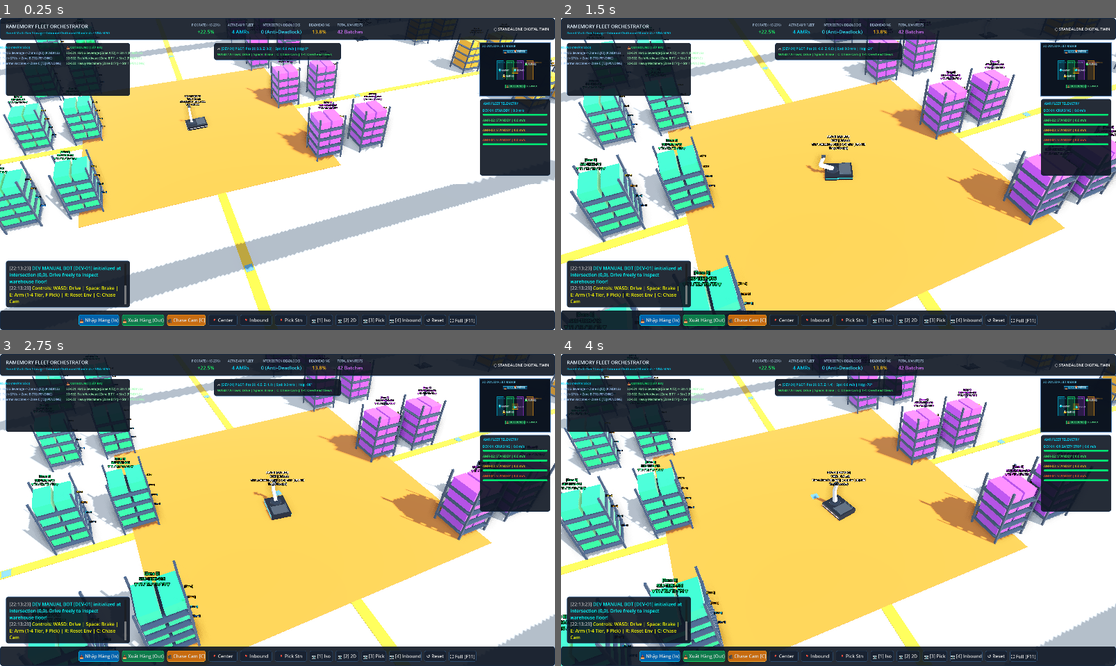
Above: before the commit, frames 1-4 (two rows, left to right).
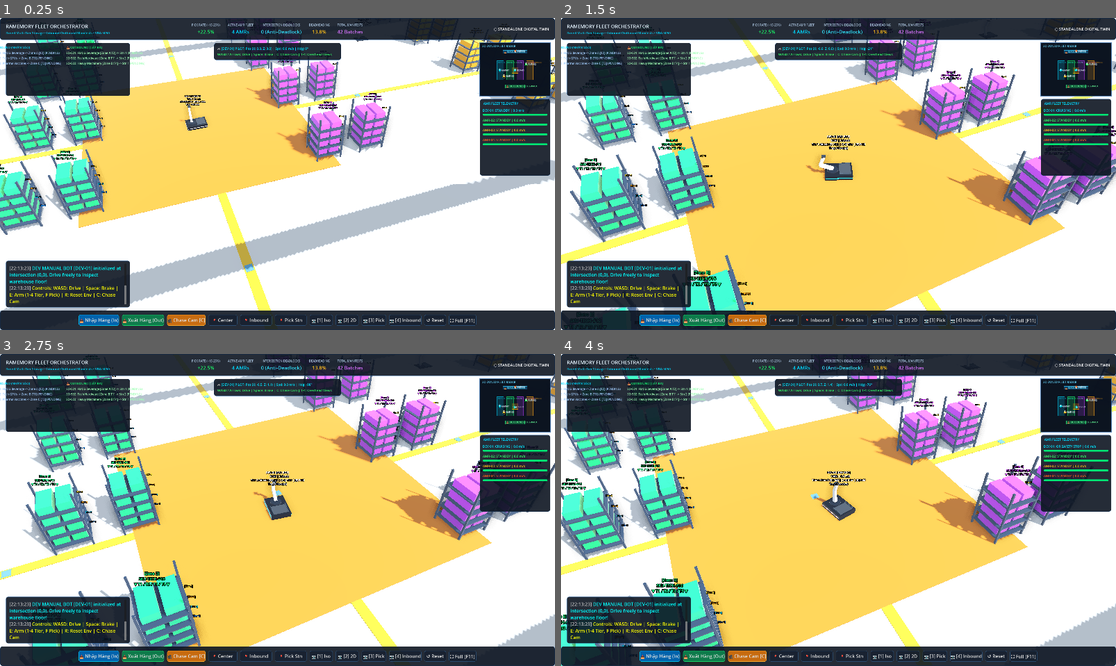
Above: after the commit, the same moments.

Repository: QuangManhAI/RL_port_scheduling_container
Game: Godot game, scene res://scenes/main.tscn
Two runs of this game, one before a commit and one after it. Both use one fixed random seed, a clock stepped at 60 frames per second and the inputs below.
Inputs (mouse positions are in pixels of both pictures, inside the frame that each line leads up to):
- Up to frame 1 (0.25 s): no input
- Up to frame 2 (1.5 s): tap Enter at 0.5 s; move the mouse to (960, 158) at 0.52 s; hold D 0.53-1.28 s; tap E at 0.6 s; click (960, 158) at 0.67 s; tap Space at 0.77 s; move the mouse to (727, 189) at 1.27 s; hold S from 1.28 s (still down); tap 1 at 1.35 s
- Up to frame 3 (2.75 s): tap Space at 1.52 s; move the mouse to (333, 441) at 2.02 s; release S at 2.03 s; hold D from 2.03 s (still down); tap 2 at 2.1 s
- Up to frame 4 (4 s): move the mouse to (810, 572) at 2.77 s; release D at 2.78 s; hold W 2.78-3.53 s; tap 3 at 2.85 s; click (810, 572) at 2.92 s; tap Space at 3.02, 3.77 s; move the mouse to (1005, 556) at 3.52 s; hold A from 3.53 s (still down); tap 4 at 3.6 s

The runs differ from the first frame. In frame 1, 1.6% of the frame differs, in the area x 0-100%, y 0-68%; in frame 2, 2.3%, in the area x 2-100%, y 4-94%; in frame 3, 2.1%; in frame 4, 2.3%.

Commit message:
feat(env): hollow physical racks with live unconstrained tote boxes
Upgrade rack and box physics to 100% live physical simulation:
- Replaced solid rack collider with 4 corner posts and 4 horizontal shelf plates
- Boxes are 100% live RigidBody3D (freeze=false) resting directly on shelf plates
- Boxes naturally slide off tilting shelves and crash to the floor under gravity
- Removed artificial freeze/spill hooks in favor of pure Godot 3D physics solver

Companion-Doc: docs/phases/04_WAREHOUSE_SIMULATION_ENVIRONMENT.md

Diff:
--- a/godot/scenes/environment/shelf_pod.tscn
+++ b/godot/scenes/environment/shelf_pod.tscn
@@ -15,22 +15,53 @@
 material = SubResource("StandardMaterial3D_metal_frame")
 size = Vector3(1.6, 0.05, 1.6)
 
-[sub_resource type="BoxShape3D" id="BoxShape3D_rack"]
-size = Vector3(1.58, 2.78, 1.58)
+[sub_resource type="BoxShape3D" id="BoxShape3D_leg"]
+size = Vector3(0.1, 2.8, 0.1)
+
+[sub_resource type="BoxShape3D" id="BoxShape3D_shelf_plate"]
+size = Vector3(1.6, 0.05, 1.6)
 
 [node name="ShelfPod" type="RigidBody3D"]
 collision_layer = 2
-collision_mask = 7
+collision_mask = 15
 mass = 280.0
 center_of_mass_mode = 1
-center_of_mass = Vector3(0, 0.85, 0)
+center_of_mass = Vector3(0, 0.75, 0)
 linear_damp = 1.0
 angular_damp = 1.5
 script = ExtResource("1_script")
 
-[node name="CollisionShape3D" type="CollisionShape3D" parent="."]
-transform = Transform3D(1, 0, 0, 0, 1, 0, 0, 0, 1, 0, 1.39, 0)
-shape = SubResource("BoxShape3D_rack")
+[node name="ColLegFL" type="CollisionShape3D" parent="."]
+transform = Transform3D(1, 0, 0, 0, 1, 0, 0, 0, 1, -0.75, 1.4, -0.75)
+shape = SubResource("BoxShape3D_leg")
+
+[node name="ColLegFR" type="CollisionShape3D" parent="."]
+transform = Transform3D(1, 0, 0, 0, 1, 0, 0, 0, 1, 0.75, 1.4, -0.75)
+shape = SubResource("BoxShape3D_leg")
+
+[node name="ColLegBL" type="CollisionShape3D" parent="."]
+transform = Transform3D(1, 0, 0, 0, 1, 0, 0, 0, 1, -0.75, 1.4, 0.75)
+shape = SubResource("BoxShape3D_leg")
+
+[node name="ColLegBR" type="CollisionShape3D" parent="."]
+transform = Transform3D(1, 0, 0, 0, 1, 0, 0, 0, 1, 0.75, 1.4, 0.75)
+shape = SubResource("BoxShape3D_leg")
+
+[node name="ColShelfBase" type="CollisionShape3D" parent="."]
+transform = Transform3D(1, 0, 0, 0, 1, 0, 0, 0, 1, 0, 0.35, 0)
+shape = SubResource("BoxShape3D_shelf_plate")
+
+[node name="ColShelfDiv1" type="CollisionShape3D" parent="."]
+transform = Transform3D(1, 0, 0, 0, 1, 0, 0, 0, 1, 0, 0.9, 0)
+shape = SubResource("BoxShape3D_shelf_plate")
+
+[node name="ColShelfDiv2" type="CollisionShape3D" parent="."]
+transform = Transform3D(1, 0, 0, 0, 1, 0, 0, 0, 1, 0, 1.46, 0)
+shape = SubResource("BoxShape3D_shelf_plate")
+
+[node name="ColShelfDiv3" type="CollisionShape3D" parent="."]
+transform = Transform3D(1, 0, 0, 0, 1, 0, 0, 0, 1, 0, 2.02, 0)
+shape = SubResource("BoxShape3D_shelf_plate")
 
 [node name="LegFL" type="MeshInstance3D" parent="."]
 transform = Transform3D(1, 0, 0, 0, 1, 0, 0, 0, 1, -0.75, 1.4, -0.75)
@@ -76,7 +107,7 @@
 outline_size = 12
 
 [node name="LabelTier4" type="Label3D" parent="."]
-transform = Transform3D(1, 0, 0, 0, 1, 0, 0, 0, 1, 0.95, 2.30, 0)
+transform = Transform3D(1, 0, 0, 0, 1, 0, 0, 0, 1, 0.95, 2.3, 0)
 billboard = 1
 modulate = Color(1, 0.88, 0.2, 1)
 outline_modulate = Color(0, 0, 0, 1)
--- a/godot/scenes/environment/tote_box.tscn
+++ b/godot/scenes/environment/tote_box.tscn
@@ -3,20 +3,20 @@
 [ext_resource type="Script" path="res://scripts/environment/tote_box.gd" id="1_script"]
 
 [sub_resource type="BoxShape3D" id="BoxShape3D_tote"]
-size = Vector3(0.65, 0.42, 1.25)
+size = Vector3(0.58, 0.35, 1.2)
 
 [sub_resource type="StandardMaterial3D" id="StandardMaterial3D_default"]
 albedo_color = Color(0.1, 0.65, 0.95, 1)
-roughness = 0.35
+roughness = 0.4
 metallic = 0.15
 
 [sub_resource type="BoxMesh" id="BoxMesh_tote"]
 material = SubResource("StandardMaterial3D_default")
-size = Vector3(0.65, 0.42, 1.25)
+size = Vector3(0.58, 0.35, 1.2)
 
 [node name="ToteBox" type="RigidBody3D"]
 collision_layer = 8
-collision_mask = 13
+collision_mask = 15
 mass = 12.0
 linear_damp = 0.8
 angular_damp = 1.2
--- a/godot/scripts/environment/procedural_warehouse.gd
+++ b/godot/scripts/environment/procedural_warehouse.gd
@@ -6,7 +6,7 @@
 ## Zone B: Electronics & High-Tech (Emerald)
 ## Zone C: Pharmaceuticals & Sensitive (Purple)
 ## Zone D: Heavy Bulky Pallet Stacks (Amber)
-## Generates 32 dynamic toppleable ShelfPods and 256 physical ToteBoxes across 4 vertical tiers.
+## Generates 32 hollow physical ShelfPods and 256 physical ToteBoxes resting on shelf plates.
 
 @export var pod_scene: PackedScene = preload("res://scenes/environment/shelf_pod.tscn")
 @export var tote_scene: PackedScene = preload("res://scenes/environment/tote_box.tscn")
@@ -47,14 +47,14 @@
 ]
 
 const TOTE_SLOT_DEFS: Array[Dictionary] = [
-	{"tier": 1, "side": "L", "offset": Vector3(-0.38, 0.62, 0.0)},
-	{"tier": 1, "side": "R", "offset": Vector3(0.38, 0.62, 0.0)},
-	{"tier": 2, "side": "L", "offset": Vector3(-0.38, 1.18, 0.0)},
-	{"tier": 2, "side": "R", "offset": Vector3(0.38, 1.18, 0.0)},
-	{"tier": 3, "side": "L", "offset": Vector3(-0.38, 1.74, 0.0)},
-	{"tier": 3, "side": "R", "offset": Vector3(0.38, 1.74, 0.0)},
-	{"tier": 4, "side": "L", "offset": Vector3(-0.38, 2.30, 0.0)},
-	{"tier": 4, "side": "R", "offset": Vector3(0.38, 2.30, 0.0)},
+	{"tier": 1, "side": "L", "offset": Vector3(-0.36, 0.56, 0.0)},
+	{"tier": 1, "side": "R", "offset": Vector3(0.36, 0.56, 0.0)},
+	{"tier": 2, "side": "L", "offset": Vector3(-0.36, 1.11, 0.0)},
+	{"tier": 2, "side": "R", "offset": Vector3(0.36, 1.11, 0.0)},
+	{"tier": 3, "side": "L", "offset": Vector3(-0.36, 1.67, 0.0)},
+	{"tier": 3, "side": "R", "offset": Vector3(0.36, 1.67, 0.0)},
+	{"tier": 4, "side": "L", "offset": Vector3(-0.36, 2.23, 0.0)},
+	{"tier": 4, "side": "R", "offset": Vector3(0.36, 2.23, 0.0)},
 ]
 
 var _pods: Dictionary = {}
@@ -126,7 +126,7 @@
 	instance.setup(p_id, z_name, z_cat, z_col, pos)
 	_pods[p_id] = instance
 
-	# Spawn 8 physical ToteBox instances docked to this rack
+	# Spawn 8 physical ToteBox instances resting on the shelf plates of this rack
 	for s_def in TOTE_SLOT_DEFS:
 		var tier_idx: int = s_def["tier"]
 		var side_str: String = s_def["side"]
--- a/godot/scripts/environment/shelf_pod.gd
+++ b/godot/scripts/environment/shelf_pod.gd
@@ -3,7 +3,7 @@
 
 ## Mobile Multi-Tier Stackable Storage Pod.
 ## Stores categorized SKU goods across 4 vertical tiers (Tier 1 to Tier 4).
-## Supports dynamic physical toppling, momentum impact response, and physical ToteBox inventory.
+## Built with hollow physical bays & shelf plates. Boxes rest physically on shelves.
 
 @export var pod_id: int = 1
 @export var zone_name: String = "Zone A"
@@ -33,35 +33,24 @@
 func _physics_process(_delta: float) -> void:
 	if not is_lifted and not is_toppled:
 		var up_alignment: float = global_transform.basis.y.dot(Vector3.UP)
-		# Only topple and release boxes when rack has genuinely tipped past tipping point (tilted > 45 deg)
-		if up_alignment < 0.68:
+		# Tilted past tipping point (~49 degrees): rack is toppled
+		if up_alignment < 0.65:
 			is_toppled = true
-			spill_all_totes()
 			SoundManager.play_spatial(self, SoundManager.sfx_brake, 2.0, 0.65)
 			if label_3d:
 				label_3d.text = "[%s]\n⚠️ RACK TOPPLED!\nSKU-%s-#%02d" % [zone_name, sku_category, pod_id]
 				label_3d.modulate = Color(1.0, 0.2, 0.2, 1.0)
-		else:
-			# Keep docked boxes aligned with rack frame during upright nudges
-			for box in _docked_boxes:
-				if is_instance_valid(box) and not box._is_spilled and box.freeze:
-					box.update_dock_transform()
 
 func register_tote(box: ToteBox) -> void:
 	if not _docked_boxes.has(box):
 		_docked_boxes.append(box)
-
-func spill_all_totes() -> void:
-	for box in _docked_boxes:
-		if is_instance_valid(box) and box.visible and not box._is_spilled:
-			box.spill_from_rack()
 
 func pick_tote(tier: int, check_pos: Vector3) -> Dictionary:
 	var best_box: ToteBox = null
 	var min_dist: float = 3.5
 
 	for box in _docked_boxes:
-		if is_instance_valid(box) and box.visible and not box._is_spilled and box.tier == tier:
+		if is_instance_valid(box) and box.visible and box.tier == tier:
 			var d: float = box.global_position.distance_to(check_pos)
 			if d < min_dist:
 				min_dist = d
@@ -69,7 +58,6 @@
 
 	if best_box:
 		best_box.visible = false
-		best_box.freeze = true
 		return {
 			"found": true,
 			"material": best_box._material,
--- a/godot/scripts/environment/tote_box.gd
+++ b/godot/scripts/environment/tote_box.gd
@@ -2,7 +2,8 @@
 extends RigidBody3D
 
 ## Dynamic Physical Tote Box for Autonomous Mobile Manipulator & Racking.
-## Supports full 3D physics: gravity, momentum transfer, and collision response with floor, AMRs, and other boxes.
+## 100% Real Physical RigidBody3D at all times — rests directly on hollow rack shelf plates,
+## slides naturally off tilting racks, tumbles under gravity, and responds to AMR impacts.
 
 @export var tier: int = 1
 @export var slot_side: String = "L"
@@ -13,7 +14,6 @@
 var slot_offset: Vector3 = Vector3.ZERO
 
 var _initial_transform: Transform3D
-var _is_spilled: bool = false
 var _needs_reset: bool = false
 var _material: Material = null
 
@@ -22,10 +22,9 @@
 
 func _ready() -> void:
 	add_to_group("tote_boxes")
-	if _initial_transform == Transform3D():
-		_initial_transform = global_transform
-	# Docked by default: frozen in rack until rack topples or grabbed
-	freeze = true
+	# Live physics: NEVER artificially frozen. Rests on physical shelf plates under gravity.
+	freeze = false
+	can_sleep = true
 
 func dock_to_shelf(shelf: ShelfPod, p_tier: int, p_side: String, p_offset: Vector3, mat: Material, p_zone: String, p_cat: String, p_initial_world_pos: Vector3 = Vector3.ZERO) -> void:
 	home_shelf = shelf
@@ -43,33 +42,16 @@
 		_initial_transform = Transform3D(Basis.IDENTITY, p_initial_world_pos)
 		global_transform = _initial_transform
 	else:
-		update_dock_transform()
 		_initial_transform = global_transform
 
-	freeze = true
-	_is_spilled = false
-
-func update_dock_transform() -> void:
-	if home_shelf and not _is_spilled and freeze:
-		global_transform = home_shelf.global_transform
-		global_position = home_shelf.global_position + home_shelf.global_transform.basis * slot_offset
-
-func spill_from_rack() -> void:
-	if _is_spilled:
-		return
-	_is_spilled = true
+	linear_velocity = Vector3.ZERO
+	angular_velocity = Vector3.ZERO
 	freeze = false
 
-	# Naturally release with rack's physical momentum — NO artificial upward pop or explosive ejection
-	if home_shelf:
-		linear_velocity = home_shelf.linear_velocity
-		angular_velocity = home_shelf.angular_velocity
-
 func reset_box() -> void:
-	_is_spilled = false
-	freeze = true
+	visible = true
 	_needs_reset = true
-	visible = true
+	freeze = false
 	linear_velocity = Vector3.ZERO
 	angular_velocity = Vector3.ZERO
 
Not shown: 1 places in godot/scenes/environment/shelf_pod.tscn that only renumber resources
Not shown, changed: docs/phases/04_WAREHOUSE_SIMULATION_ENVIRONMENT.md
